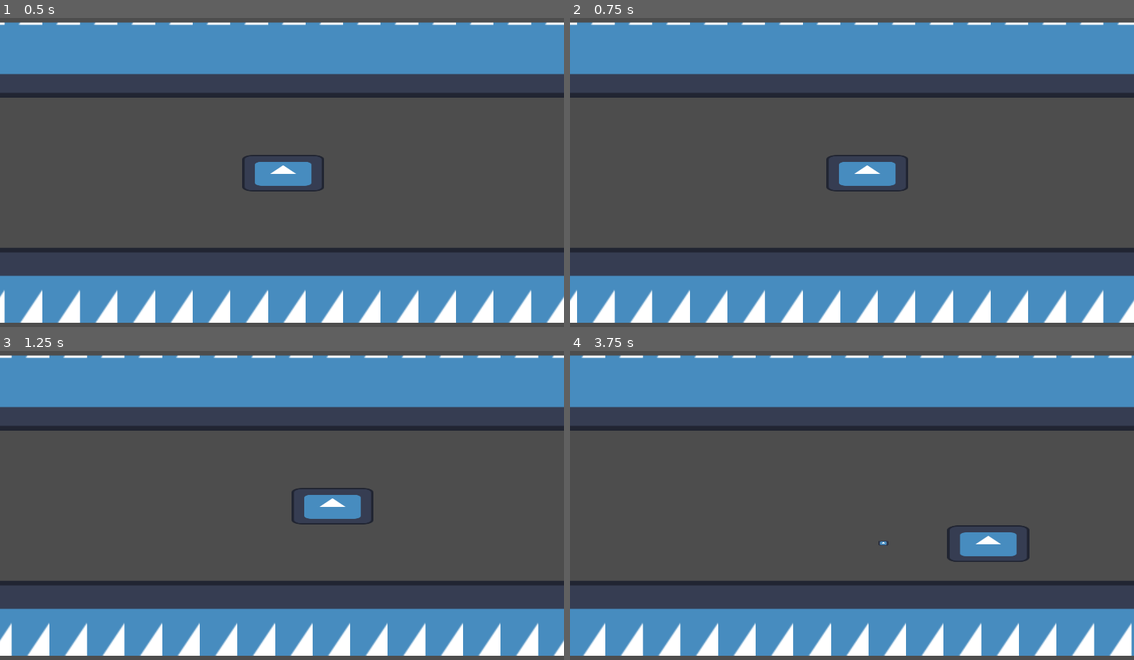
Above: before the commit, frames 1-4 (two rows, left to right).
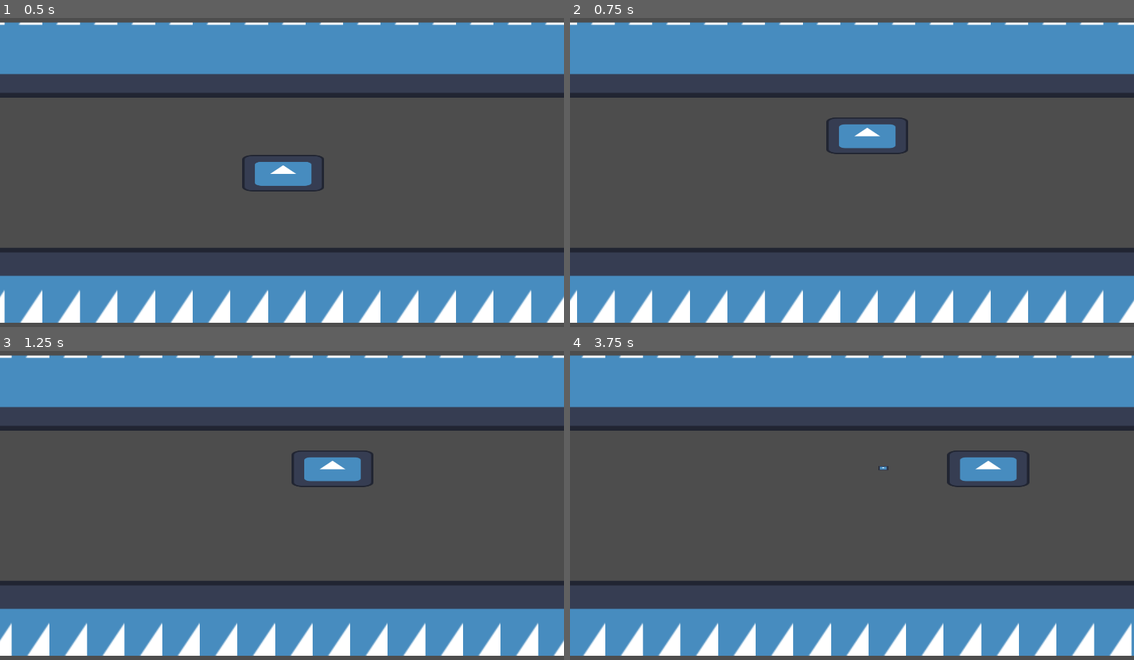
Above: after the commit, the same moments.

Repository: LuisGarrillo/frame-breakers
Game: Godot game, scene res://scenes/level/level.tscn
Two runs of this game, one before a commit and one after it. Both use one fixed random seed, a clock stepped at 60 frames per second and the inputs below. The engine's default icon, where the game draws it, is replaced by a stand-in: a white triangle on a blue panel in a dark square.
Inputs:
- Up to frame 1 (0.5 s): no input
- Up to frame 2 (0.75 s): hold Right (right) from 0.53 s (still down); tap Up (Move) at 0.6 s
- Up to frame 3 (1.25 s): keep holding Right (right)
- Up to frame 4 (3.75 s): release Right (right) at 1.28 s; hold Down (down, bound only after the commit) 1.28-2.03 s; tap Space (Attack) at 1.35, 3.6 s; tap Up (Move) at 1.55, 2.1, 2.85 s; hold Right (right) 2.03-3.53 s; hold Left (left) from 3.53 s (still down)

Frame 1 is identical in both runs. In frame 2, 2.0% of the frame differs, in the area x 45-60%, y 32-57%; in frame 3, 2.0%; in frame 4, 2.1%, in the area x 54-82%, y 32-69%.

Commit message:
Fix movement bugs

Diff:
--- a/frame-breakers/project.godot
+++ b/frame-breakers/project.godot
@@ -54,6 +54,16 @@
 "events": [Object(InputEventKey,"resource_local_to_scene":false,"resource_name":"","device":-1,"window_id":0,"alt_press …(195 unchanged characters)…
 ]
 }
+up={
+"deadzone": 0.2,
+"events": [Object(InputEventKey,"resource_local_to_scene":false,"resource_name":"","device":-1,"window_id":0,"alt_pressed":false,"shift_pressed":false,"ctrl_pressed":false,"meta_pressed":false,"pressed":false,"keycode":0,"physical_keycode":4194320,"key_label":0,"unicode":0,"location":0,"echo":false,"script":null)
+]
+}
+down={
+"deadzone": 0.2,
+"events": [Object(InputEventKey,"resource_local_to_scene":false,"resource_name":"","device":-1,"window_id":0,"alt_pressed":false,"shift_pressed":false,"ctrl_pressed":false,"meta_pressed":false,"pressed":false,"keycode":0,"physical_keycode":4194322,"key_label":0,"unicode":0,"location":0,"echo":false,"script":null)
+]
+}
 
 [layer_names]
 
--- a/frame-breakers/scripts/level/player.gd
+++ b/frame-breakers/scripts/level/player.gd
@@ -16,8 +16,8 @@
 var lower_range = Global.carril_size * -1
 var upper_range = Global.carril_size
 
-var right_range = (Global.screen_width / 2) - 32
-var left_range = ((Global.screen_width / 2) - 32) * -1
+var right_range = (Global.screen_width / 2) - 32 * 2
+var left_range = right_range * -1
 
 var is_locked := false
 
@@ -31,8 +31,7 @@
 	if is_locked:
 		return
 
-	if Input.is_action_just_pressed("Move") and (event.keycode == KEY_UP or event.keycode == KEY_DOWN):
-		move(direction_map[event.keycode])
+	move(Input.get_axis("up", "down"))
 
 	if Input.is_action_just_pressed("Attack"):
 		attack()
@@ -55,7 +54,7 @@
 	else:
 		change_value = Global.speed * delta * -1
 
-	if position.x + change_value < left_range or position.y + change_value > right_range:
+	if position.x + change_value < left_range or position.x + change_value > right_range:
 		return
 
 	position.x += change_value
